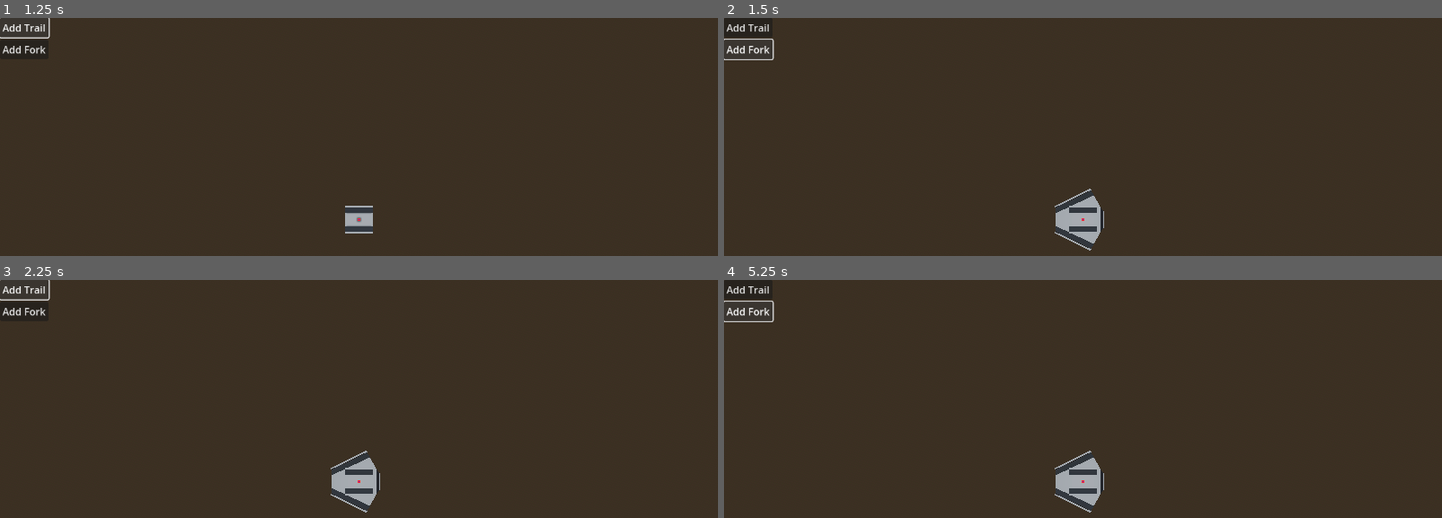
Above: before the commit, frames 1-4 (two rows, left to right).
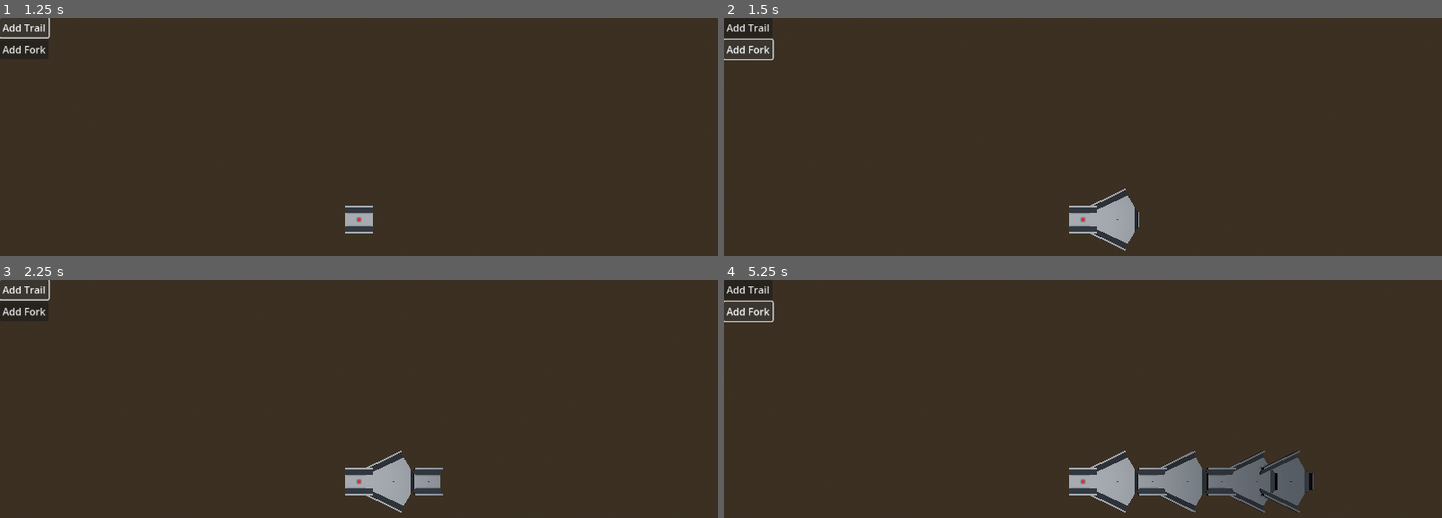
Above: after the commit, the same moments.

Repository: gheddie/godot_mace_runner_2
Game: Godot game, scene res://sandbox/builder/MaceBuilderSandbox.tscn
Two runs of this game, one before a commit and one after it. Both use one fixed random seed, a clock stepped at 60 frames per second and the inputs below.
Inputs:
- Up to frame 1 (1.25 s): click "Add Trail" at 0.5 s
- Up to frame 2 (1.5 s): click "Add Fork" at 1.25 s
- Up to frame 3 (2.25 s): click "Add Trail" at 2 s
- Up to frame 4 (5.25 s): click "Add Fork" at 2.75 s; click "Add Trail" at 3.5 s; click "Add Fork" at 4.25 s; tap Enter at 5 s

Frame 1 is identical in both runs. In frame 2, 1.4% of the frame differs, in the area x 46-58%, y 71-98%; in frame 3, 1.8%; in frame 4, 4.7%, in the area x 46-83%, y 71-98%.

Commit message:
begun object position in mace object manager

Diff:
--- a/assets/mace_elements/base/BaseMaceElement.gd
+++ b/assets/mace_elements/base/BaseMaceElement.gd
@@ -17,3 +17,7 @@
 
 func acceptPosition(position: Vector3) -> void:
 	global_position = position
+
+func calculateSuccessorPosition(predecessor: BaseMaceElement) -> Vector3:
+	var predecessorPosition: Vector3 = predecessor.global_position
+	return Vector3(predecessorPosition.x + 10.0, predecessorPosition.y, predecessorPosition.z)
--- a/globals/MaceObjectManager.gd
+++ b/globals/MaceObjectManager.gd
@@ -8,7 +8,14 @@
 
 func registerMaceElement(element: BaseMaceElement) -> Vector3:
 	print(str("registered trail element: ", element.getInstanceId()))
-	actualElement = element
 	maceElements[element.getInstanceId()] = element
 	print(str("now managing ", str(maceElements.size()), " objects"))
-	return Vector3(0.0, 0.0, 0.0)
+	var calculatedPosition: Vector3
+	if actualElement != null:
+		calculatedPosition = actualElement.calculateSuccessorPosition(actualElement)
+		print(str("calculated position: ", str(calculatedPosition)))
+	else:
+		calculatedPosition = Vector3.ZERO
+		print("calculated NULL position...")
+	actualElement = element
+	return calculatedPosition
